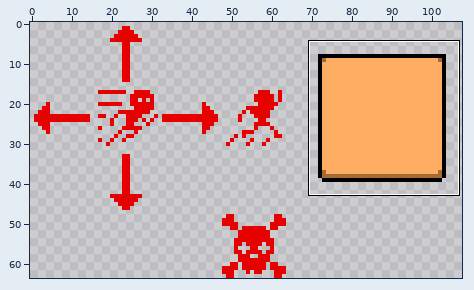
Two states of a sprite sheet, Assets/Scripts/Sprites/Game Sprites/Sign/Sign.png. The first picture is a wide view before the edit; the outline marks the close-up.
Close-up. First the earlier version:
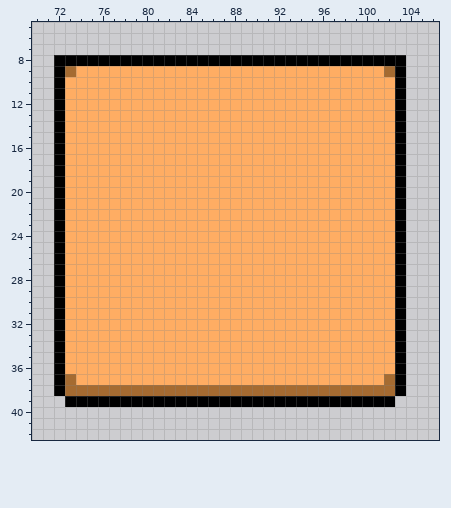
The file is 112x64 pixels. Shown: x 70..106, y 5..42. The wide view leaves out empty margins. The commit also changed other parts of the picture, which this record leaves out.
After:
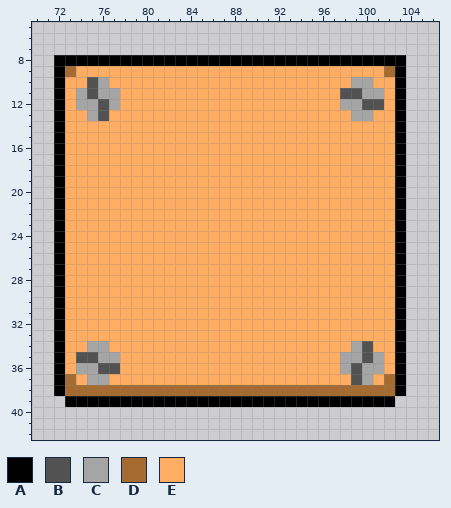
Palette (. is transparent): A #000000  B #525252  C #a5a5a5  D #a56b31  E #ffad63
From old to new:
y 10: x 75..76 EE -> BC; x 99..100 EE -> CC
y 11: x 74..77 EEEE -> CBCC; x 98..101 EEEE -> BBCC
y 12: x 74..77 EEEE -> CCBC; x 98..101 EEEE -> CCBB
y 13: x 75..76 EE -> CB; x 99..100 EE -> CC
y 34: x 75..76 EE -> CC; x 99..100 EE -> CB
y 35: x 74..77 EEEE -> BBCC; x 98..101 EEEE -> CCBC
y 36: x 74..77 EEEE -> CCBB; x 98..101 EEEE -> CBCC
y 37: x 75..76 EE -> CC; x 99..100 EE -> BC
